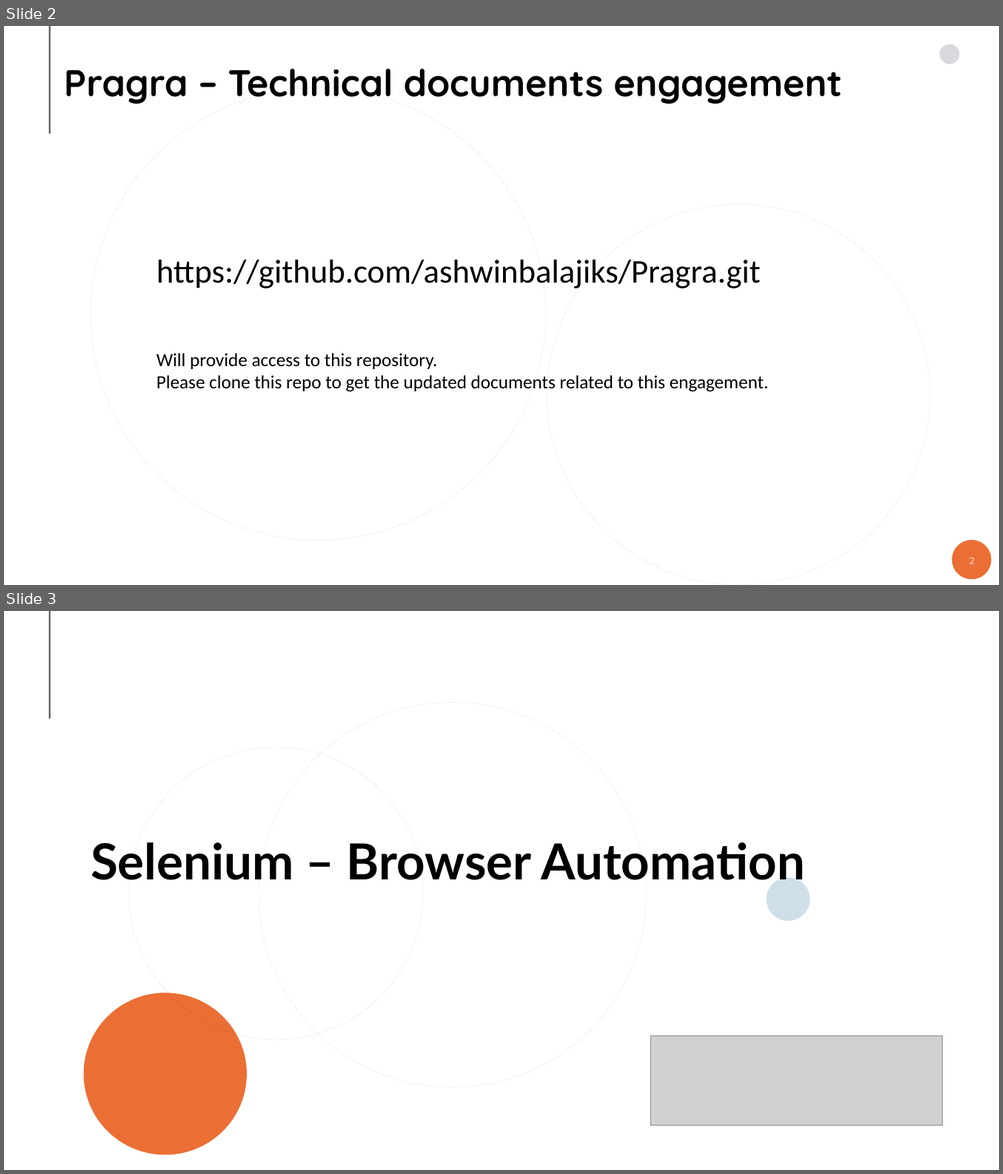
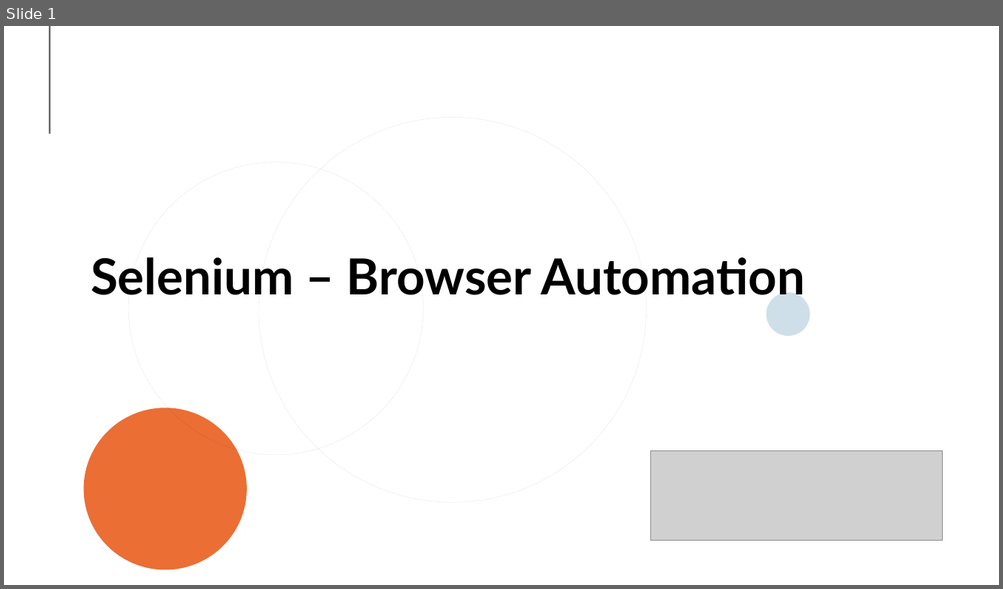
Before and after one commit to ashwinbalajiks/pragra-docs, a slide deck: Selenium/Pragra_Selenium_Draft.pptx. Shown one above the other, each under a label of ours: slides 2 and 3 before the commit, slide 1 after it. The pictures are 1003x1174 and 1003x589 pixels, drawn with LibreOffice and Linux fonts; fonts in the diff are those of the drawing; grey boxes stand for pictures; background and template pictures are left out. Boxes give left, top, right and bottom in pixels: in the first picture for what was removed or moved away, otherwise in the second. Text is boxed around its words. In the diff, an @@ line names an element or a change of style, - is before the commit and + after.

Commit message:
Update documents

```diff
--- a/Selenium/Pragra_Selenium_Draft.pptx
+++ b/Selenium/Pragra_Selenium_Draft.pptx
@@ slide 2 removed at <box>4,26,999,585</box>, background #FFFFFF; not listed: 1 template element that a slide beside it also shows @@
@@ ellipse removed at <box>939,44,960,64</box> @@
@@ title removed at <box>64,68,842,104</box> @@
-Pragra – Technical documents engagement
@@ ellipse removed at <box>91,88,546,541</box> @@
@@ ellipse removed at <box>546,204,930,585</box> @@
@@ text removed at <box>156,260,760,289</box> @@
-https://github.com/ashwinbalajiks/Pragra.git
@@ text removed at <box>156,353,768,392</box> @@
-Will provide access to this repository.
-Please clone this repo to get the updated documents related to this engagement.
@@ ellipse removed at <box>951,541,991,580</box> @@
@@ page number removed at <box>969,557,975,565</box> @@
-2
@@ what was slide 3 is now slide 1 @@
```
Also in this commit, not shown: 1 slide added, 1 other slide removed, 3 other files.
